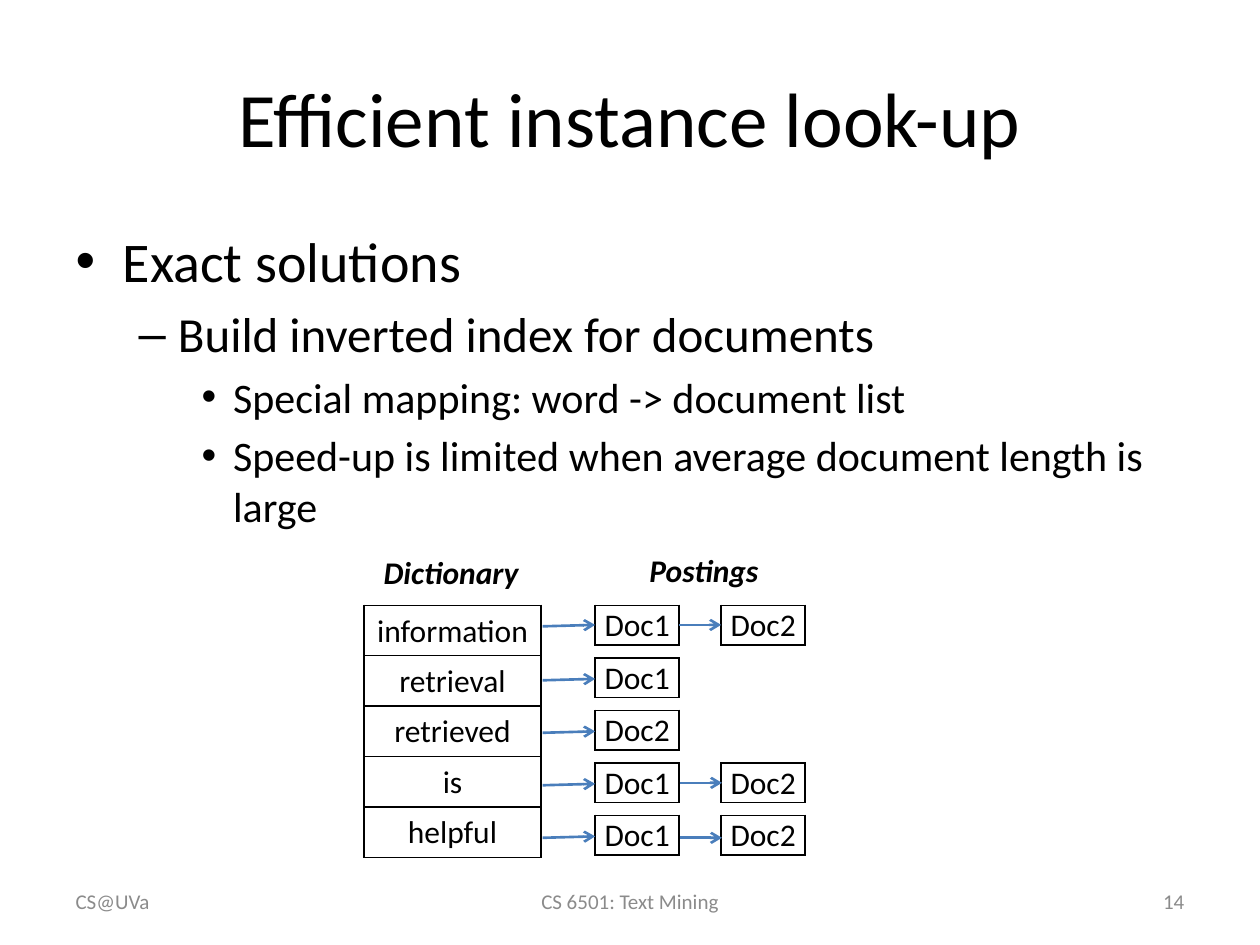
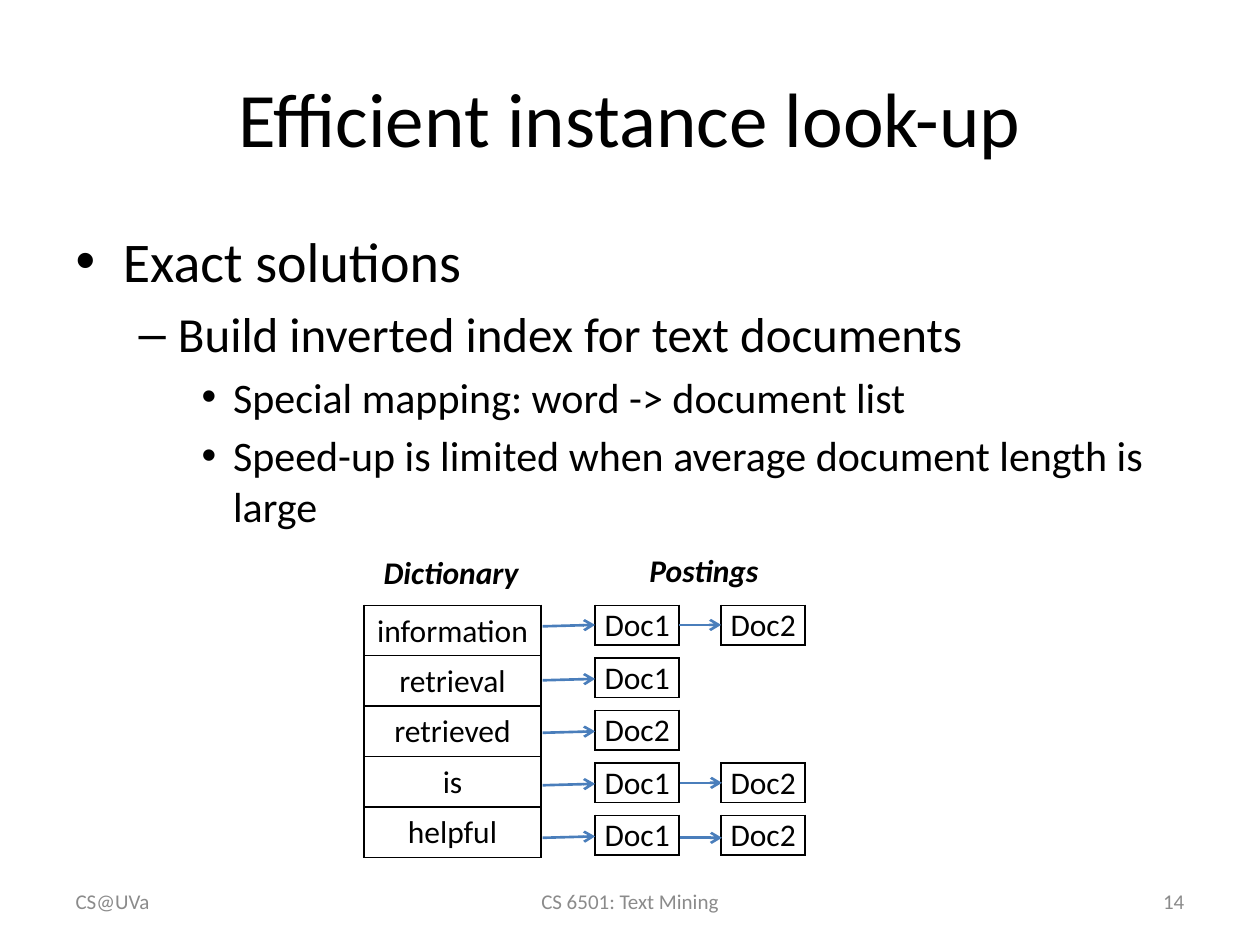
Before and after one commit to wang296/CS6501-Text-Mining, a slide deck: slide 14 of docs/kNN & Naïve Bayes.pptx. Drawn at 1260x945 pixels with LibreOffice and Linux fonts; fonts in the diff are those of the drawing. Boxes give left, top, right and bottom in pixels: in the first picture for what was removed or moved away, otherwise in the second. Text is boxed around its words. In the diff, an @@ line names an element or a change of style, - is before the commit and + after.

```diff
--- a/docs/kNN & Naïve Bayes.pptx
+++ b/docs/kNN & Naïve Bayes.pptx
@@ text at (x1=178, y1=318, x2=962, y2=353): text changed @@
-  – Build inverted index for documents
+  – Build inverted index for text documents
```
Also in this commit, not shown: 3 other slides changed, 5 other files.
